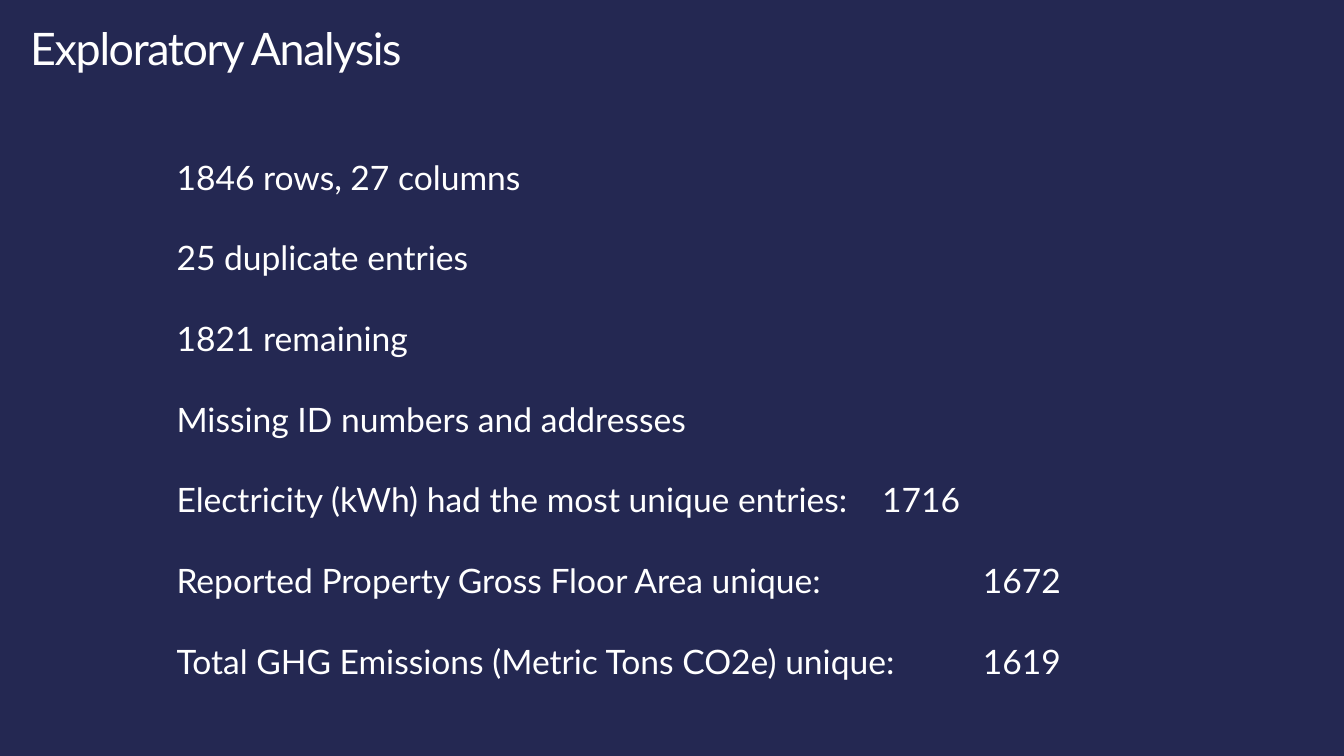
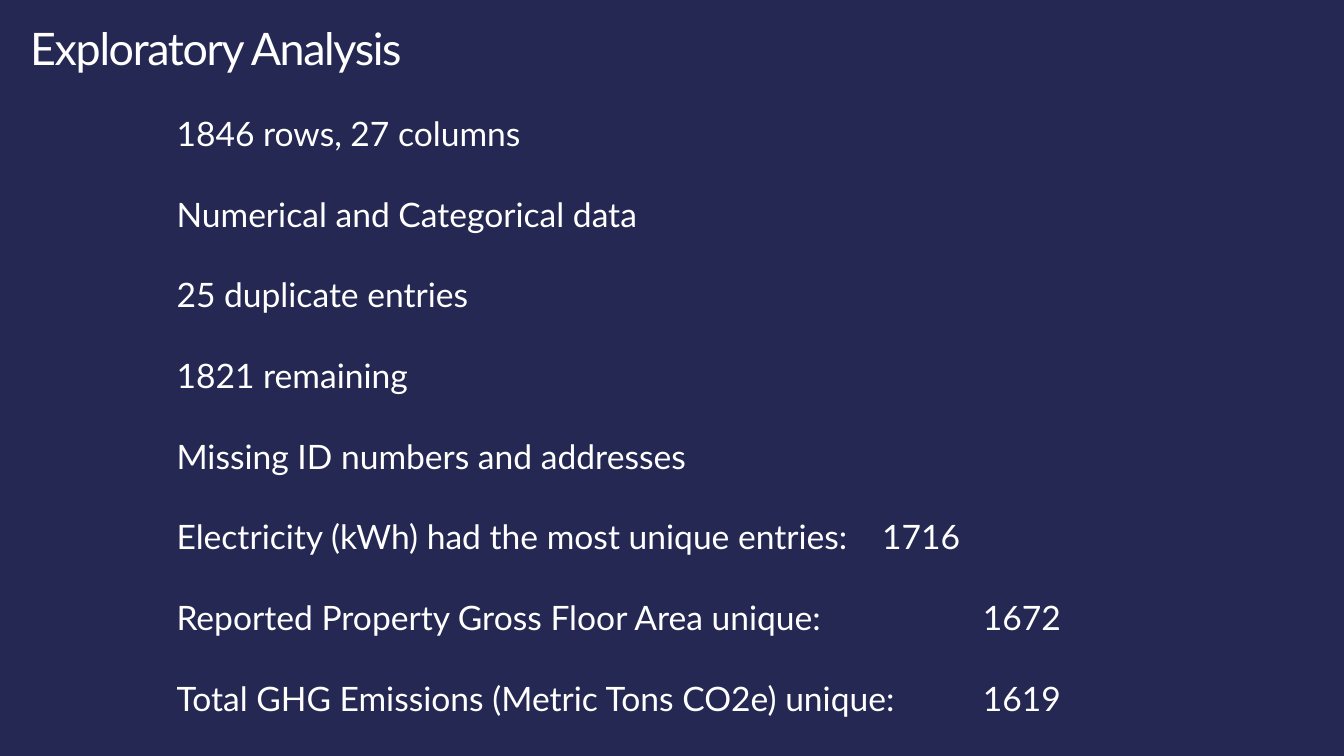
Before and after one commit to Alissa-Ouspen/data110_alissa, a slide deck: slide 4 of project1/Proj1_Present_Energy_Ouspenskaia.pptx. Drawn at 1344x756 pixels with LibreOffice and Linux fonts; fonts in the diff are those of the drawing. Boxes give left, top, right and bottom in pixels: in the first picture for what was removed or moved away, otherwise in the second. Text is boxed around its words. In the diff, an @@ line names an element or a change of style, - is before the commit and + after.

Commit message:
upload analysis notebook

```diff
--- a/project1/Proj1_Present_Energy_Ouspenskaia.pptx
+++ b/project1/Proj1_Present_Energy_Ouspenskaia.pptx
@@ text "1846 rows, 27 columns": place and size @@
-text "1846 rows, 27 columns" at bbox=[177, 165, 1061, 680]
+text "1846 rows, 27 columns" at bbox=[177, 121, 1061, 717]
@@ text at bbox=[177, 202, 637, 233]: paragraph added @@
+Numerical and Categorical data
```
Also in this commit, not shown: 2 other slides changed, 4 other files.
